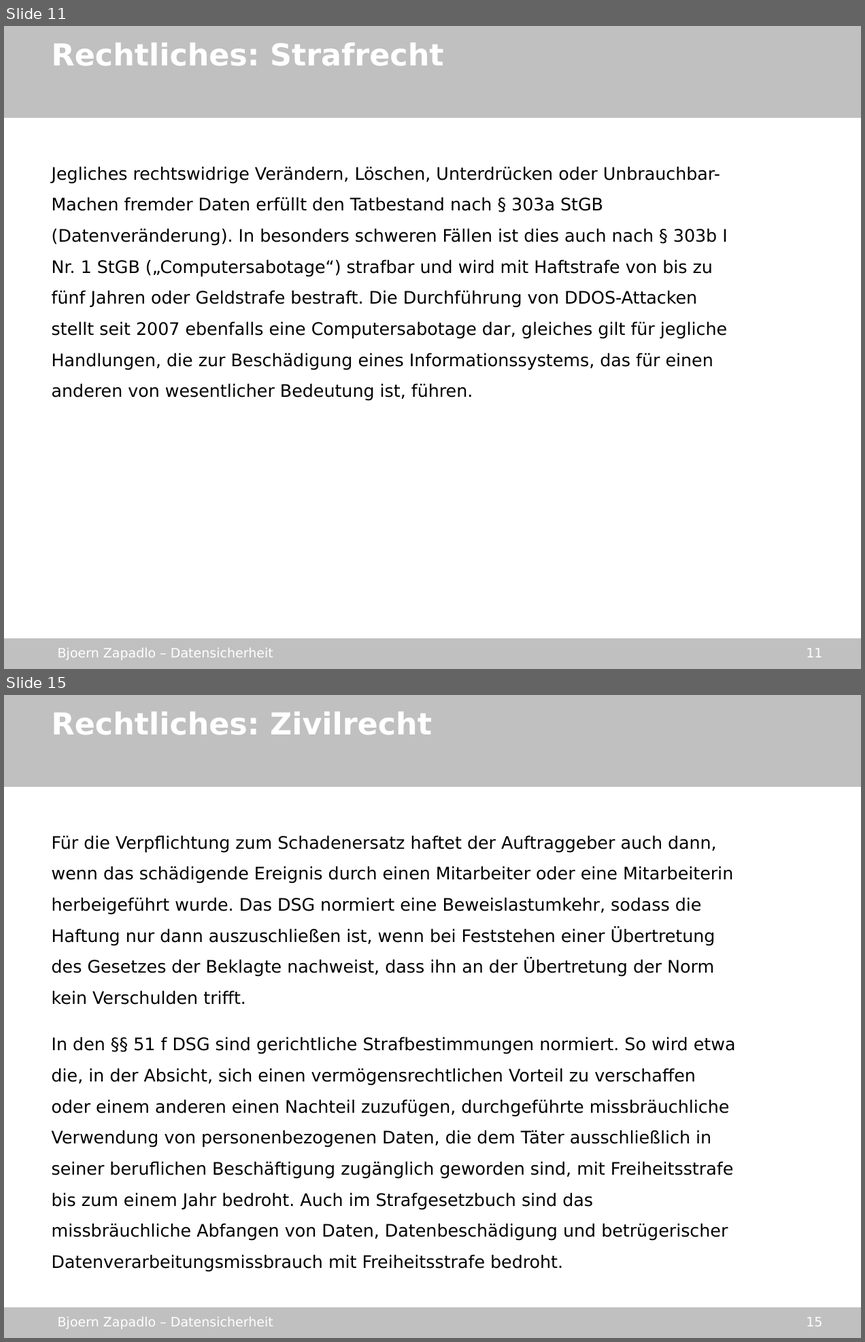
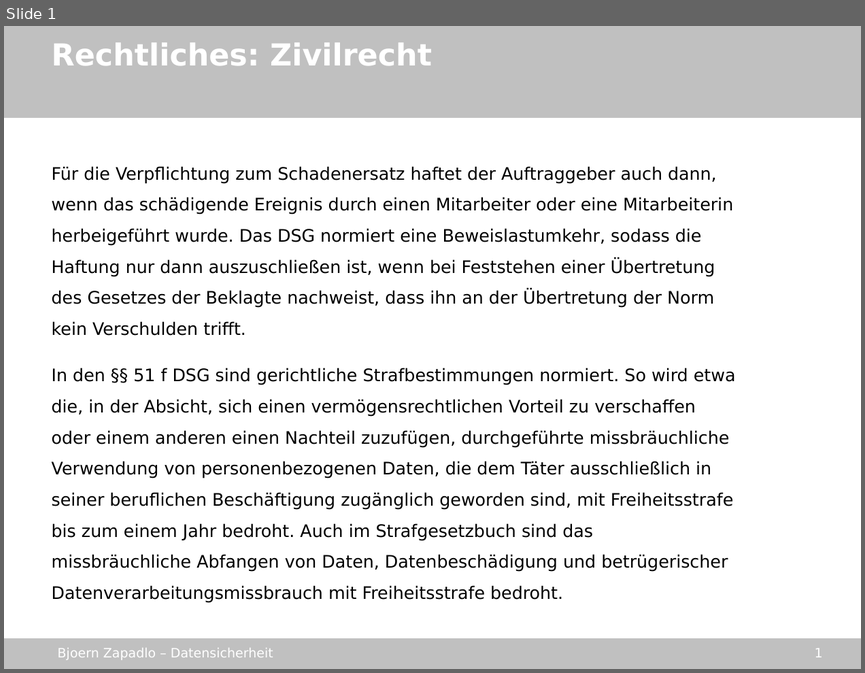
Before and after one commit to gmb2012/sae-datasecurity, a slide deck: stuff/datensicherheit_sae.odp. Shown one above the other, each under a label of ours: slides 11 and 15 before the commit, slide 1 after it; the slides between them are not shown. The pictures are 865x1342 and 865x673 pixels, drawn with LibreOffice and Linux fonts; fonts in the diff are those of the drawing; background and template pictures are left out. Boxes give left, top, right and bottom in pixels: in the first picture for what was removed or moved away, otherwise in the second. Text is boxed around its words. In the diff, an @@ line names an element or a change of style, - is before the commit and + after.

```diff
--- a/stuff/datensicherheit_sae.odp
+++ b/stuff/datensicherheit_sae.odp
@@ slide 11 removed at (4, 26, 861, 669), background picture (left out); not listed: 4 template elements that a slide beside it also shows @@
@@ text removed at (52, 42, 444, 65) @@
-Rechtliches: Strafrecht
@@ text removed at (52, 166, 727, 401) @@
-Jegliches rechtswidrige Verändern, Löschen, Unterdrücken oder Unbrauchbar-Machen fremder Daten erfüllt den Tatbestand nach § 303a StGB (Datenveränderung). In besonders schweren Fällen ist dies auch nach § 303b I Nr. 1 StGB („Computersabotage“) strafbar und wird mit Haftstrafe von bis zu fünf Jahren oder Geldstrafe bestraft. Die Durchführung von DDOS-Attacken stellt seit 2007 ebenfalls eine Computersabotage dar, gleiches gilt für jegliche Handlungen, die zur Beschädigung eines Informationssystems, das für einen anderen von wesentlicher Bedeutung ist, führen.
@@ what was slide 15 is now slide 1 @@
@@ page number at (815, 648, 823, 657): text changed @@
-15
+1
```
Also in this commit, not shown: 13 other slides removed, 2 other files.
